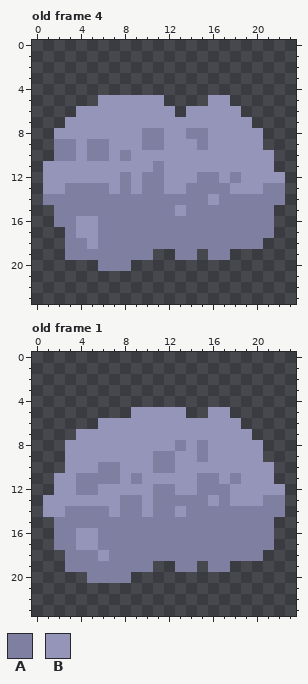
Two states of a animated GIF sprite, assets/sprites/prop/rughai/bush_0/bush_0_idle_1.gif. Above is the file before it was changed.
The file is 24x24 pixels, 4 frames. Shown: old frame 4, old frame 1. The commit also changed other frames, which this record leaves out.
Palette (. is transparent): A #7f7fa1  B #9595ba
Pixels before, old frame 4, first column x 1:
 5 .....BBBBBB....BB.....
 6 ...BBBBBBBBB.BBBBB....
 7 ..BBBBBBBBBBBBBBBBB...
 8 .BBBBBBBBAABBAABBBBB..
 9 .AABAABBBAABBBABBBBB..
10 .AABAABABBBBBBBBBBBBB.
11 BBBBBBBBBBABBBBBBBBBB.
12 BBBBBBBABAABBBAABABBBB
13 BBAAAABABAABBAAAABBBAA
14 AAAAAAAAAAAAAAABAAAAAA
15 .AAAAAAAAAAABAAAAAAAA.
16 .AABBAAAAAAAAAAAAAAAA.
17 ..ABBAAAAAAAAAAAAAAAA.
18 ..AABAAAAAAAAAAAAAAA..
19 ..AAAAAAAA..AA.AA.....
20 .....AAA..............
Pixels before, old frame 1, first column x 1:
 5 ........BBBBB..BB.....
 6 .....BBBBBBBBBBBBB....
 7 ...BBBBBBBBBBBBBBBB...
 8 ..BBBBBBBBBBABABBBBB..
 9 ..BBBBBBBBAABBABBBBB..
10 ..BBBAABBBAABBBBBBBBB.
11 .BBAAAABABBBBBAABABBB.
12 .BBAABBBBBAABBAAABBBBB
13 BBBBBBBAABAAAAABABBBAA
14 BBAAAABAABAABAAAAAAAAA
15 .AAAAAAAAAAAAAAAAAAAA.
16 .AABBAAAAAAAAAAAAAAAA.
17 .AABBAAAAAAAAAAAAAAAA.
18 ..AAABAAAAAAAAAAAAAA..
19 ..AAAAAAAA..AA.AA.....
20 ....AAAA..............
New version:
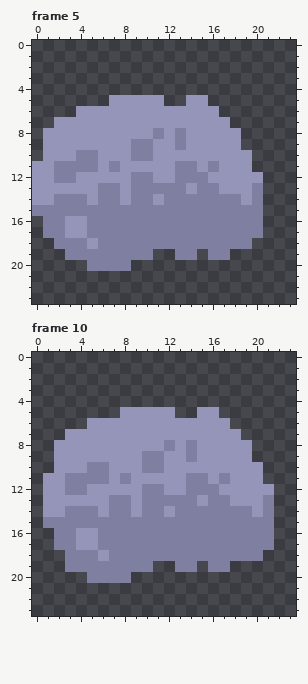
A new or re-ordered frame is compared with the old frame closest to it.
What changed:
frames 4 -> 10
Frame 5 is new; against old frame 4:
y 5: x 6 B -> .; x 14..17 ..BB -> BB..
y 6: x 13 . -> B; x 17..18 BB -> ..
y 7: x 2 . -> B; x 18..19 BB -> ..
y 8: x 1 . -> B; x 10 A -> B; x 13..15 BAA -> ABB; x 19..20 BB -> ..
y 9: x 1..3 .AA -> BBB; x 5..6 AA -> BB; x 9 B -> A; x 11 A -> B; x 13 B -> A; x 15 A -> B; x 19..20 BB -> ..
y 10: x 1..4 .AAB -> BBBA; x 6 A -> B; x 8..10 ABB -> BAA; x 20..21 BB -> ..
y 11: x 0 . -> B; x 2..5 BBBB -> AAAA; x 7 B -> A; x 11 A -> B; x 13..14 BB -> AA; x 16 B -> A; x 20..21 BB -> ..
y 12: x 0 . -> B; x 2..3 BB -> AA; x 8..9 AB -> BA; x 11 A -> B; x 13..14 BB -> AA; x 16 A -> B; x 18 A -> B; x 21..22 BB -> ..
y 13: x 0 . -> B; x 3..5 AAA -> BBB; x 7..9 BAB -> ABA; x 12..14 BBA -> AAB; x 17 A -> B; x 20..22 BAA -> A..
y 14: x 0..1 .A -> BB; x 5 A -> B; x 8 A -> B; x 11 A -> B; x 16 B -> A; x 19 A -> B; x 21..22 AA -> ..
y 15: x 0..1 .. -> AA; x 13 B -> A; x 21 A -> .
y 16: x 1 . -> A; x 3 A -> B; x 5 B -> A; x 21 A -> .
y 17: x 1..3 ..A -> AAB; x 5 B -> A; x 21 A -> .
y 18: x 2 . -> A; x 20 A -> .
y 20: x 5 . -> A
Frame 10 is new; against old frame 1:
y 5: x 8 . -> B; x 13 B -> .; x 15 . -> B; x 17 B -> .
y 6: x 5 . -> B; x 18 B -> .
y 7: x 3 . -> B; x 19 B -> .
y 8: x 2 . -> B; x 12..15 BABA -> ABAB; x 20 B -> .
y 9: x 2 . -> B; x 10 B -> A; x 12 A -> B; x 14..15 BA -> AB; x 20 B -> .
y 10: x 2 . -> B; x 5 B -> A; x 7 A -> B; x 10 B -> A; x 12 A -> B; x 21 B -> .
y 11: x 1 . -> B; x 3 B -> A; x 7..9 ABA -> BAB; x 14 B -> A; x 16..18 ABA -> BAB; x 21 B -> .
y 12: x 1 . -> B; x 3 B -> A; x 5 A -> B; x 10 B -> A; x 12 A -> B; x 14 B -> A; x 17 A -> B; x 22 B -> .
y 13: x 7 B -> A; x 9..10 AB -> BA; x 15..16 AB -> BA; x 22 A -> .
y 14: x 6..7 AB -> BA; x 9..10 AB -> BA; x 12..13 AB -> BA; x 20 A -> B; x 22 A -> .
y 15: x 1 . -> A
Changed places in both pictures, as pixel boxes (x1, y1, x2, y2):
changed: (32, 95, 285, 271)
changed: (43, 407, 285, 528)
